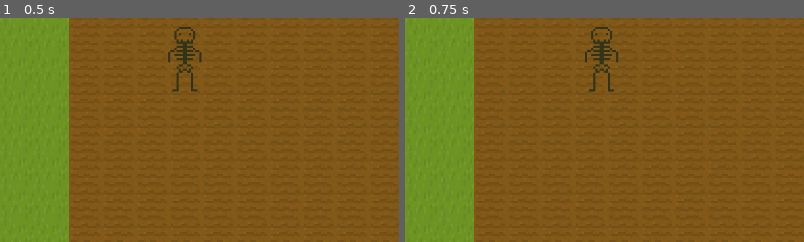
Above: before the commit, frames 1-2 (left to right).
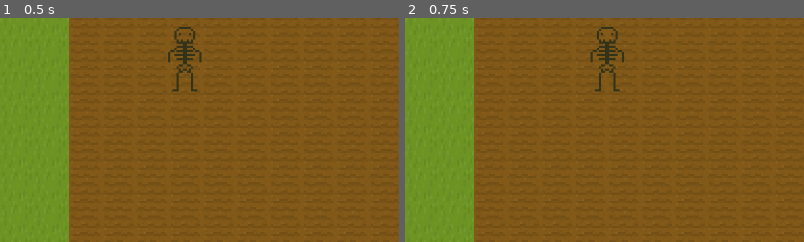
Above: after the commit, the same moments.

Repository: sjhayden/Super-Simple-Spooky-Seed-Simulator
Game: Godot game, scene res://Scenes/world.tscn
Same seed, same stepped clock (60 frames per second), same inputs: the game is played once before the commit and once after it.
Inputs:
- Up to frame 1 (0.5 s): no input
- Up to frame 2 (0.75 s): tap Enter at 0.5 s; hold Right (right) from 0.53 s (still down); tap K (attack) at 0.6 s
The pictures show only the part of the screen within x 21-70%, y 0-50%; the shares and areas given below are measured in that part.

Frame 1 is identical in both runs. In frame 2, 0.9% of the frame differs, in the area x 45-55%, y 4-34%.

Commit message:
plants grow

Diff:
--- a/super-simple-spooky-seed-simulator/Scenes/corn_plant.tscn
+++ b/super-simple-spooky-seed-simulator/Scenes/corn_plant.tscn
@@ -56,3 +56,9 @@
 [node name="AnimatedSprite2D" type="AnimatedSprite2D" parent="."]
 sprite_frames = SubResource("SpriteFrames_jpijp")
 animation = &"sprout"
+
+[node name="GrowTimer" type="Timer" parent="."]
+wait_time = 3.0
+autostart = true
+
+[connection signal="timeout" from="GrowTimer" to="." method="_on_grow_timer_timeout"]
--- a/super-simple-spooky-seed-simulator/Scripts/corn_plant.gd
+++ b/super-simple-spooky-seed-simulator/Scripts/corn_plant.gd
@@ -1,9 +1,24 @@
 class_name CornPlant
 extends Node2D
 
+@onready var anim := $AnimatedSprite2D
+@onready var grow_timer := $GrowTimer
+var growth_level = 0
+const anim_strings = ["sprout", "growing", "full_grown"]
+const MAX_GROWTH_LEVEL = 2
+
 func _ready() -> void:
-	print("planted")
+	anim.play(anim_strings[growth_level]) # unnecessary?
 
 func harvest():
-	print("harvested")
-	queue_free()
+	if growth_level == MAX_GROWTH_LEVEL:
+		print("harvested")
+		queue_free()
+
+
+func _on_grow_timer_timeout() -> void:
+	if growth_level < MAX_GROWTH_LEVEL:
+		growth_level += 1
+	anim.play(anim_strings[growth_level])
+	if growth_level >= MAX_GROWTH_LEVEL:
+		grow_timer.stop()
--- a/super-simple-spooky-seed-simulator/Scripts/player.gd
+++ b/super-simple-spooky-seed-simulator/Scripts/player.gd
@@ -1,6 +1,6 @@
 extends CharacterBody2D
 
-const SPEED = 200.0
+const SPEED = 300.0
 var last_direction = Vector2(0, 1)  # Downwards
 var is_attacking = false
 
